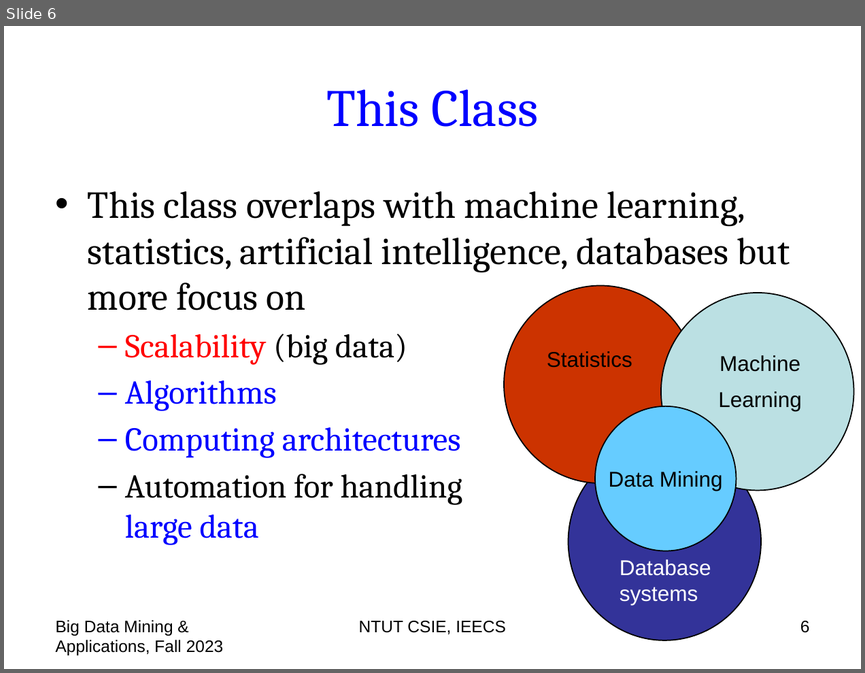
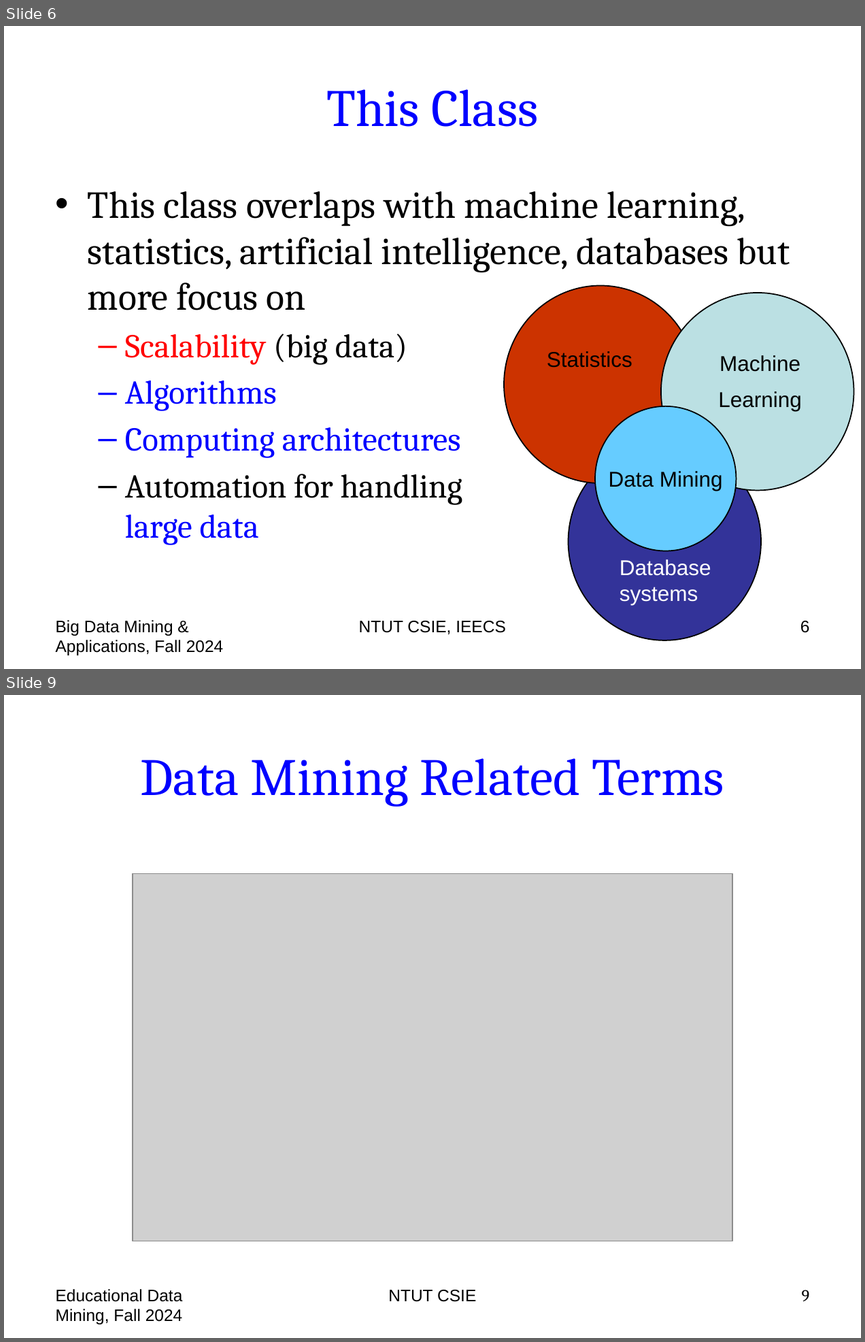
Before and after one commit to chriswjh/chriswjh.github.io, a slide deck: BDM/00-overview.pptx. Shown one above the other, each under a label of ours: slide 6 before the commit, slides 6 and 9 after it; the slides between them are not shown. The pictures are 865x673 and 865x1342 pixels, drawn with LibreOffice and Linux fonts; fonts in the diff are those of the drawing; grey boxes stand for pictures. Boxes give left, top, right and bottom in pixels: in the first picture for what was removed or moved away, otherwise in the second. Text is boxed around its words. In the diff, an @@ line names an element or a change of style, - is before the commit and + after.

```diff
--- a/BDM/00-overview.pptx
+++ b/BDM/00-overview.pptx
@@ slide 9 added at bbox=[4, 695, 861, 1338], background #FFFFFF @@
@@ title added at bbox=[140, 758, 724, 807], 44 pt, text #0000FF @@
+Data Mining Related Terms
@@ picture added at bbox=[133, 873, 732, 1241] @@
@@ text added at bbox=[56, 1289, 183, 1324], 14 pt, text #000000 @@
+Educational Data Mining, Fall 2024
@@ text added at bbox=[388, 1289, 476, 1302], 14 pt, text #000000 @@
+NTUT CSIE
@@ page number added at bbox=[802, 1289, 810, 1301], 14 pt, text #000000 @@
+9
@@ slide 6 changed as well @@
@@ text at bbox=[56, 620, 224, 655]: text changed @@
-Big Data Mining & Applications, Fall 2023
+Big Data Mining & Applications, Fall 2024
```
Also in this commit, not shown: 53 other slides changed, 2 other slides added.
